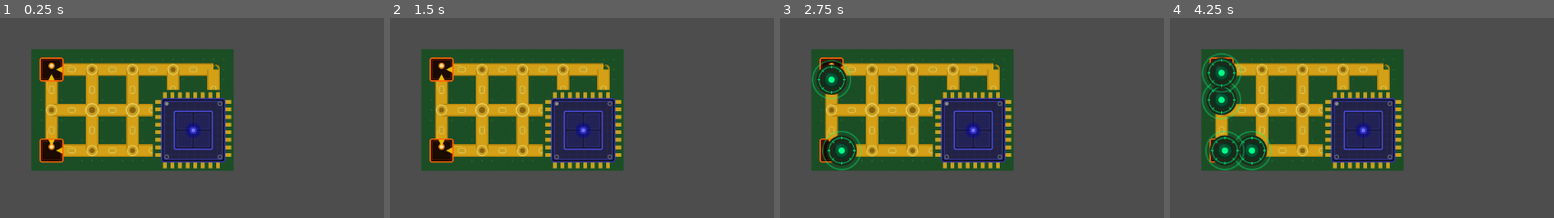
Above: before the commit, frames 1-4 (left to right).
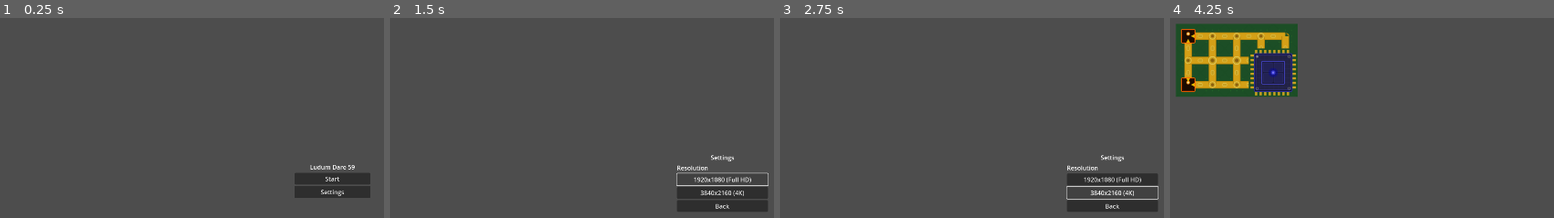
Above: after the commit, the same moments.

Repository: ProfessorLayton322/ldjam_59
Game: Godot game, scene res://scenes/menu.tscn
The game is run twice, just before and just after one commit, with the same random seed, the same clock (stepped at 60 frames per second) and the same inputs. Before the commit the project starts from res://scenes/demo.tscn.
Inputs (mouse positions are in pixels of both pictures, inside the frame that each line leads up to):
- Up to frame 1 (0.25 s): no input
- Up to frame 2 (1.5 s): click (724, 192) at 0.5 s, where only the run after the commit has a clickable "Settings"; click (724, 180) at 1.25 s, where only the run after the commit has a clickable "1920x1080 (Full HD)"
- Up to frame 3 (2.75 s): click (1114, 192) at 2 s, where only the run after the commit has a clickable "3840x2160 (4K)"
- Up to frame 4 (4.25 s): click (1504, 206) at 2.75 s, where only the run after the commit has a clickable "Back"; click (1504, 178) at 3.5 s, where only the run after the commit has a clickable "Start"

The runs differ from the first frame. In frame 1, 34% of the frame differs, in the area x 8-97%, y 15-90%; in frame 2, 35%; in frame 3, 35%; in frame 4, 36%, in the area x 1-61%, y 2-77%.

Commit message:
Add a starting scene

Diff:
--- a/ludum-dare-59/project.godot
+++ b/ludum-dare-59/project.godot
@@ -11,7 +11,7 @@
 [application]
 
 config/name="LudumDare59"
-run/main_scene="uid://demoscene001x"
+run/main_scene="res://scenes/menu.tscn"
 config/features=PackedStringArray("4.5", "GL Compatibility")
 config/icon="res://icon.svg"
 
@@ -30,6 +30,11 @@
 port_override_enabled=false
 port_override=6550
 
+[display]
+
+window/size/viewport_width=1920
+window/size/viewport_height=1080
+
 [rendering]
 
 renderer/rendering_method="gl_compatibility"
--- /dev/null
+++ b/ludum-dare-59/scenes/menu.tscn
@@ -0,0 +1,37 @@
+[gd_scene load_steps=2 format=3 uid="uid://sf805mvpfern"]
+
+[ext_resource type="Script" path="res://scripts/menu.gd" id="1_menu"]
+
+[node name="Menu" type="Control"]
+layout_mode = 3
+anchors_preset = 15
+anchor_right = 1.0
+anchor_bottom = 1.0
+script = ExtResource("1_menu")
+
+[node name="VBoxContainer" type="VBoxContainer" parent="."]
+layout_mode = 1
+anchors_preset = 8
+anchor_left = 0.5
+anchor_top = 0.5
+anchor_right = 0.5
+anchor_bottom = 0.5
+offset_left = -100.0
+offset_top = -75.0
+offset_right = 100.0
+offset_bottom = 75.0
+grow_horizontal = 2
+grow_vertical = 2
+
+[node name="Title" type="Label" parent="VBoxContainer"]
+layout_mode = 2
+text = "Ludum Dare 59"
+horizontal_alignment = 1
+
+[node name="StartButton" type="Button" parent="VBoxContainer"]
+layout_mode = 2
+text = "Start"
+
+[node name="SettingsButton" type="Button" parent="VBoxContainer"]
+layout_mode = 2
+text = "Settings"
--- /dev/null
+++ b/ludum-dare-59/scenes/settings.tscn
@@ -0,0 +1,45 @@
+[gd_scene load_steps=2 format=3 uid="uid://cbx4uhnqjuukd"]
+
+[ext_resource type="Script" path="res://scripts/settings.gd" id="1_settings"]
+
+[node name="Settings" type="Control"]
+layout_mode = 3
+anchors_preset = 15
+anchor_right = 1.0
+anchor_bottom = 1.0
+script = ExtResource("1_settings")
+
+[node name="VBoxContainer" type="VBoxContainer" parent="."]
+layout_mode = 1
+anchors_preset = 8
+anchor_left = 0.5
+anchor_top = 0.5
+anchor_right = 0.5
+anchor_bottom = 0.5
+offset_left = -120.0
+offset_top = -100.0
+offset_right = 120.0
+offset_bottom = 100.0
+grow_horizontal = 2
+grow_vertical = 2
+
+[node name="Title" type="Label" parent="VBoxContainer"]
+layout_mode = 2
+text = "Settings"
+horizontal_alignment = 1
+
+[node name="ResolutionLabel" type="Label" parent="VBoxContainer"]
+layout_mode = 2
+text = "Resolution"
+
+[node name="FullHDButton" type="Button" parent="VBoxContainer"]
+layout_mode = 2
+text = "1920x1080 (Full HD)"
+
+[node name="FourKButton" type="Button" parent="VBoxContainer"]
+layout_mode = 2
+text = "3840x2160 (4K)"
+
+[node name="BackButton" type="Button" parent="VBoxContainer"]
+layout_mode = 2
+text = "Back"
--- /dev/null
+++ b/ludum-dare-59/scripts/menu.gd
@@ -0,0 +1,14 @@
+extends Control
+
+
+func _ready() -> void:
+	$VBoxContainer/StartButton.pressed.connect(_on_start_pressed)
+	$VBoxContainer/SettingsButton.pressed.connect(_on_settings_pressed)
+
+
+func _on_start_pressed() -> void:
+	get_tree().change_scene_to_file("res://scenes/demo.tscn")
+
+
+func _on_settings_pressed() -> void:
+	get_tree().change_scene_to_file("res://scenes/settings.tscn")
--- /dev/null
+++ b/ludum-dare-59/scripts/settings.gd
@@ -0,0 +1,19 @@
+extends Control
+
+
+func _ready() -> void:
+	$VBoxContainer/FullHDButton.pressed.connect(_on_fullhd_pressed)
+	$VBoxContainer/FourKButton.pressed.connect(_on_4k_pressed)
+	$VBoxContainer/BackButton.pressed.connect(_on_back_pressed)
+
+
+func _on_fullhd_pressed() -> void:
+	pass
+
+
+func _on_4k_pressed() -> void:
+	pass
+
+
+func _on_back_pressed() -> void:
+	get_tree().change_scene_to_file("res://scenes/menu.tscn")
Not shown, added: ludum-dare-59/scripts/menu.gd.uid
Not shown, added: ludum-dare-59/scripts/settings.gd.uid
